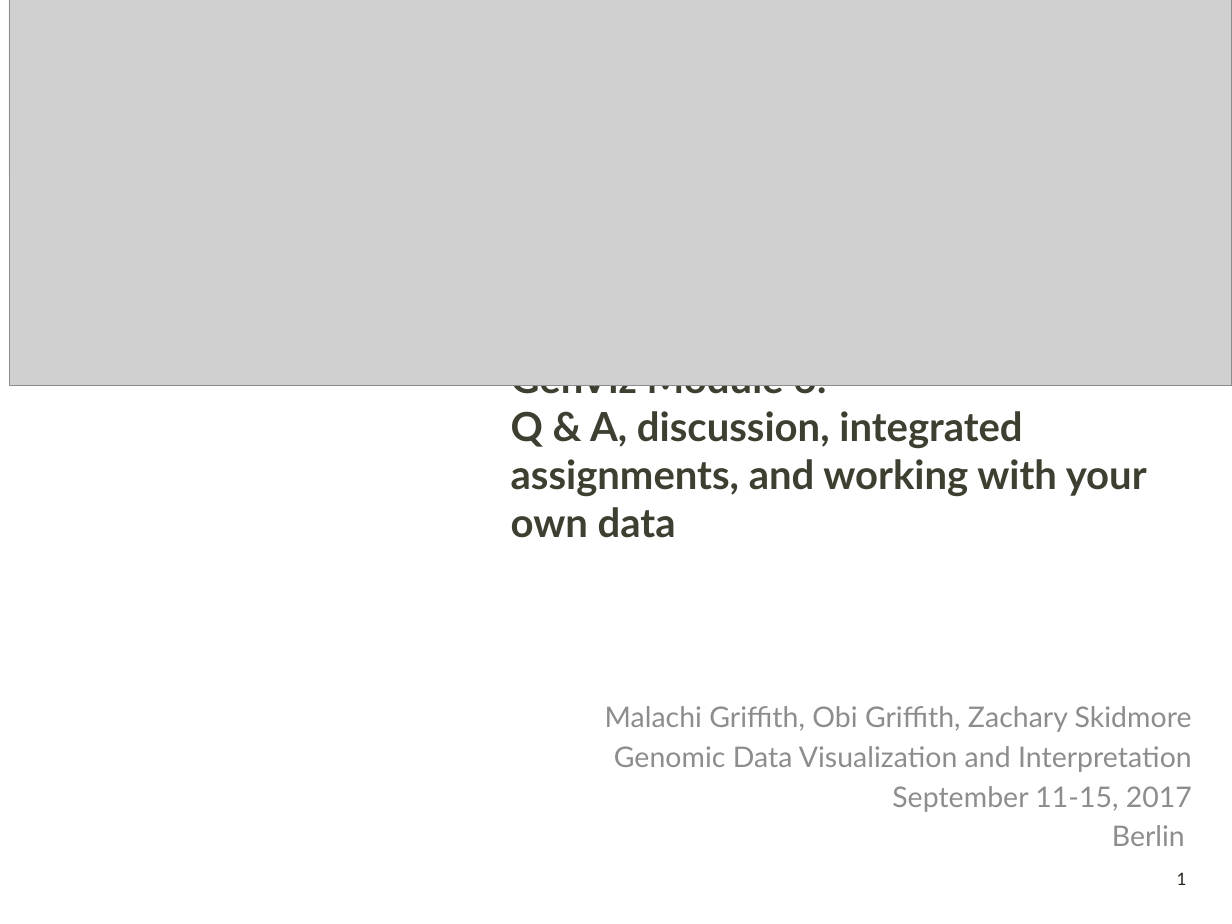
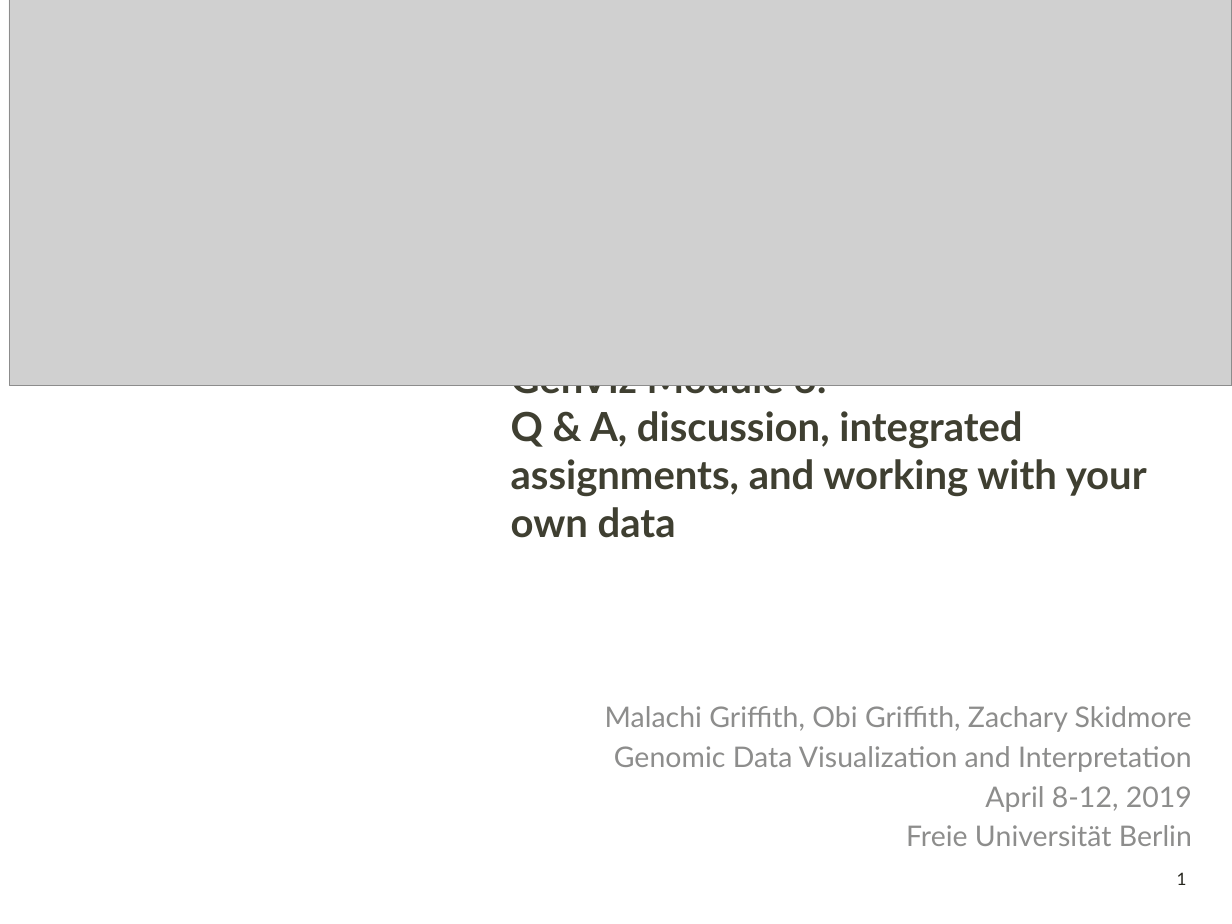
Before and after one commit to griffithlab/gen-viz-lectures, a slide deck: slide 1 of GenViz_Module6_Lecture.pptx. Drawn at 1232x924 pixels with LibreOffice and Linux fonts; fonts in the diff are those of the drawing; grey boxes stand for pictures; background and template pictures are left out. Boxes give left, top, right and bottom in pixels: in the first picture for what was removed or moved away, otherwise in the second. Text is boxed around its words. In the diff, an @@ line names an element or a change of style, - is before the commit and + after.

Commit message:
update lectures

```diff
--- a/GenViz_Module6_Lecture.pptx
+++ b/GenViz_Module6_Lecture.pptx
@@ subtitle at box(906, 786, 1192, 846): text changed @@
-September 11-15, 2017
-Berlin
+April 8-12, 2019
+Freie Universität Berlin
```
Also in this commit, not shown: 4 other files.
